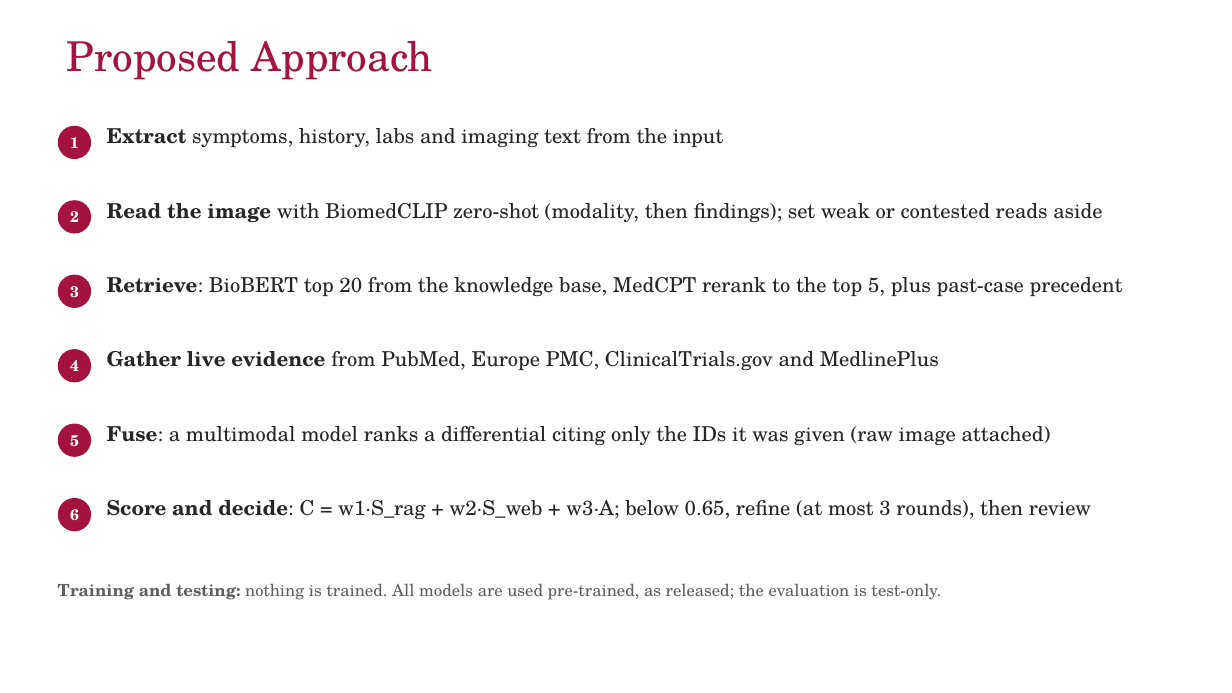
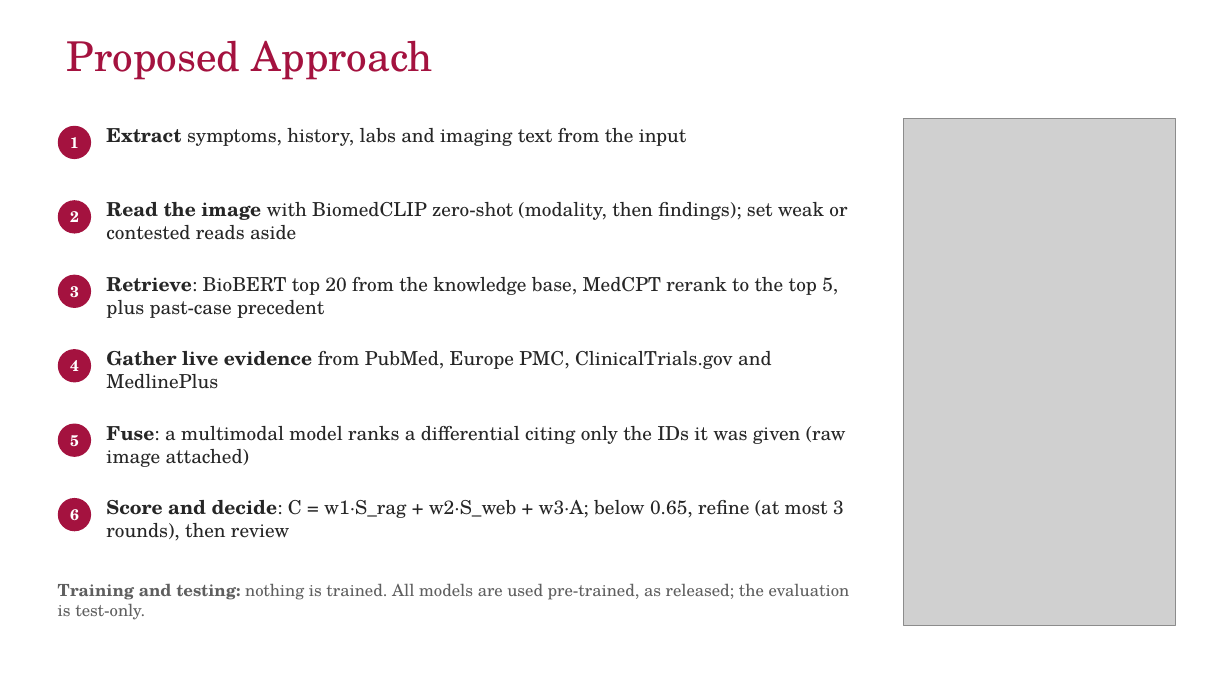
Before and after one commit to hari18305/medorcha, a slide deck: slide 11 of report/MedOrchestrate_Final_Review.pptx. Drawn at 1232x693 pixels with LibreOffice and Linux fonts; fonts in the diff are those of the drawing; grey boxes stand for pictures; background and template pictures are left out. Boxes give left, top, right and bottom in pixels: in the first picture for what was removed or moved away, otherwise in the second. Text is boxed around its words. In the diff, an @@ line names an element or a change of style, - is before the commit and + after.

Commit message:
Replace the architecture and workflow diagrams (report Figures 5.1 and 5.2; presentation slides 10 and 11) with the supplied ones; report is 60 pages

```diff
--- a/report/MedOrchestrate_Final_Review.pptx
+++ b/report/MedOrchestrate_Final_Review.pptx
@@ picture added at (904,118,1177,626) @@
@@ size 16 to 15 pt in 6 elements at (106,128,687,146), (106,202,847,240), (106,277,838,318), (106,351,771,389), (106,426,846,467), (106,500,844,540) @@
@@ text "Training and testing: nothing is ..." rewrapped from (58,583,941,600) to (58,583,850,620) @@
```
Also in this commit, not shown: 1 other slide changed, 3 other files.
